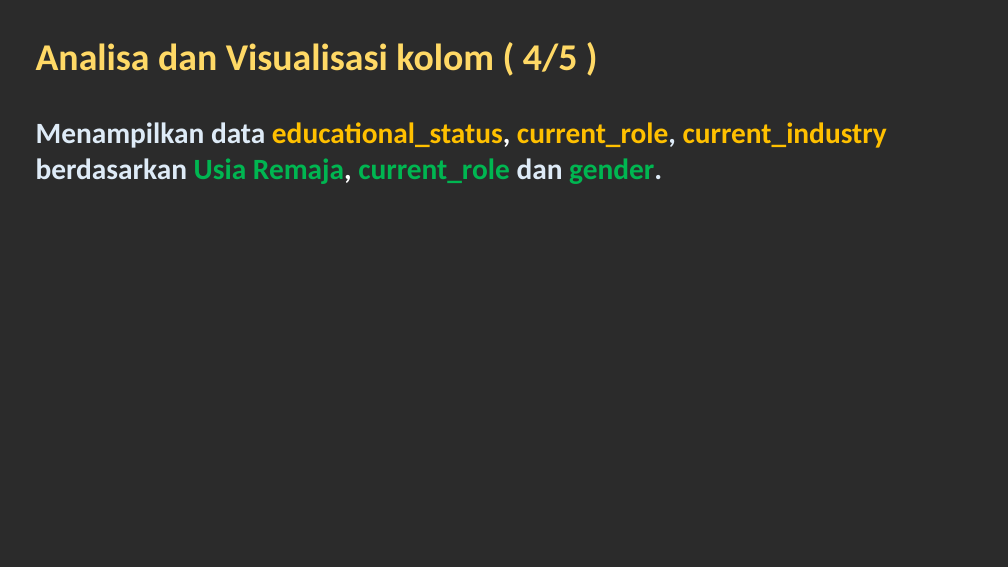
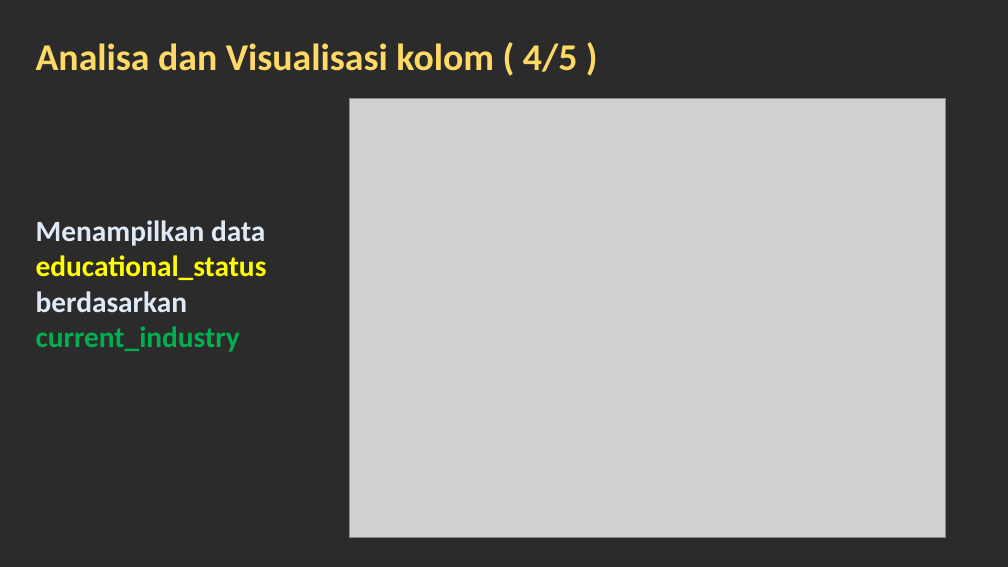
Before and after one commit to fsdio/my-kuliah, a slide deck: slide 10 of SEMESTER 5/[KAMIS] Pembelajaran Mesin/PERTAMA/UTS/docs/stack-overflow (end).pptx. Drawn at 1008x567 pixels with LibreOffice and Linux fonts; fonts in the diff are those of the drawing; grey boxes stand for pictures; background and template pictures are left out; a plain dark background stands for a picture behind light text. Boxes give left, top, right and bottom in pixels: in the first picture for what was removed or moved away, otherwise in the second. Text is boxed around its words. In the diff, an @@ line names an element or a change of style, - is before the commit and + after.

```diff
--- a/SEMESTER 5/[KAMIS] Pembelajaran Mesin/PERTAMA/UTS/docs/stack-overflow (end).pptx
+++ b/SEMESTER 5/[KAMIS] Pembelajaran Mesin/PERTAMA/UTS/docs/stack-overflow (end).pptx
@@ picture added at (349, 99, 946, 538) @@
@@ text at (36, 220, 267, 352): text changed; text colour #FFC000 to #DEEBF7 @@
-Menampilkan data educational_status, current_role, current_industry berdasarkan Usia Remaja, current_role dan gender.
+Menampilkan data educational_status berdasarkan current_industry
```
Also in this commit, not shown: 1 other slide changed, 5 slides added, 1 slide removed, 9 other files.
